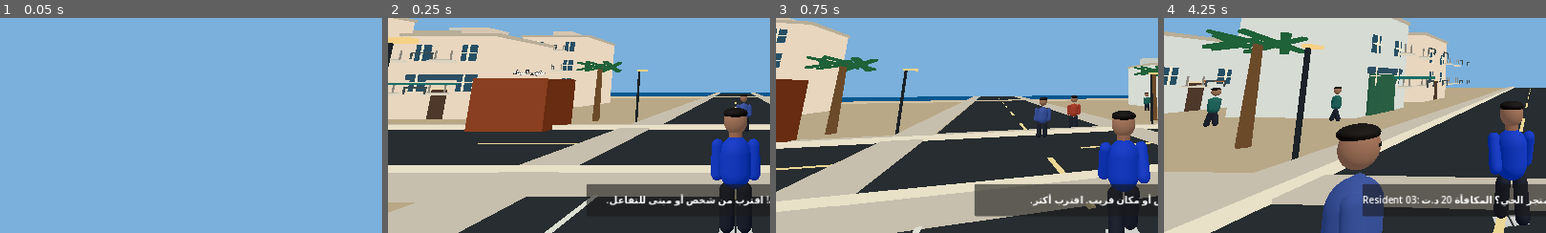
Above: before the commit, frames 1-4 (left to right).
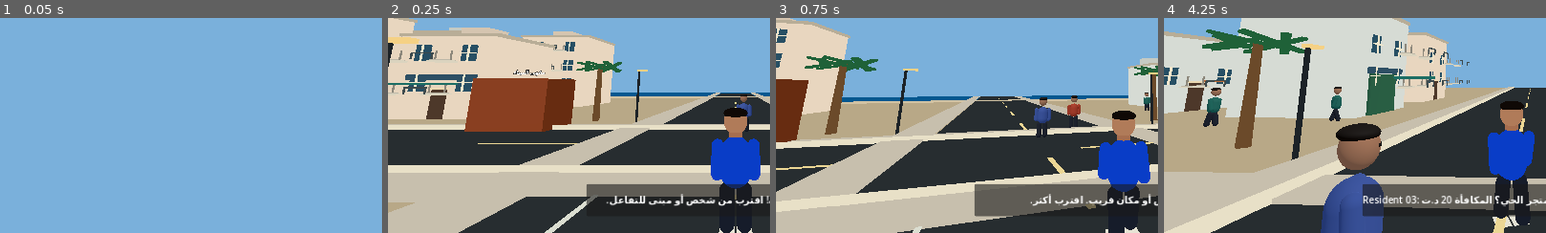
Above: after the commit, the same moments.

Repository: stevennpllk-crypto/REAL-LIFE-MAHDIA
Game: Godot game, scene res://scenes/Main.tscn
The game is run twice, just before and just after one commit, with the same random seed, the same clock (stepped at 60 frames per second) and the same inputs.
Inputs (mouse positions are % of the whole screen's width and height, from its top left):
- Up to frame 1 (0.05 s): no input
- Up to frame 2 (0.25 s): no input
- Up to frame 3 (0.75 s): tap Enter at 0.5 s; move the mouse to (55, 50) at 0.52 s; hold W (move_forward) from 0.53 s (still down); tap E (interact) at 0.6 s
- Up to frame 4 (4.25 s): keep holding W (move_forward); tap Space (jump) at 0.77, 1.52, 3.02, 3.77 s; move the mouse to (45, 50) at 1.27 s; tap Shift (run) at 1.35, 2.85 s; move the mouse to (52, 48) at 2.02 s; tap E (interact) at 2.1, 3.6 s; move the mouse to (49, 52) at 2.77 s; move the mouse to (57, 51) at 3.52 s
The pictures show only the part of the screen within x 4-54%, y 50-100%; the shares and areas given below are measured in that part.

Frame 1 is identical in both runs. In frame 2, 1.4% of the frame differs, in the area x 84-98%, y 45-100%; in frame 3, 1.2%; in frame 4, 1.6%, in the area x 84-97%, y 40-98%.

Commit message:
Render world materials reliably on GLES3 and validate actual 3D frame

Diff:
--- a/scripts/player.gd
+++ b/scripts/player.gd
@@ -56,6 +56,7 @@
 	var m := StandardMaterial3D.new()
 	m.albedo_color = color
 	m.roughness = roughness
+	m.shading_mode = BaseMaterial3D.SHADING_MODE_UNSHADED
 	return m
 
 func _part(parent: Node3D, mesh: Mesh, pos: Vector3, color: Color) -> MeshInstance3D:
